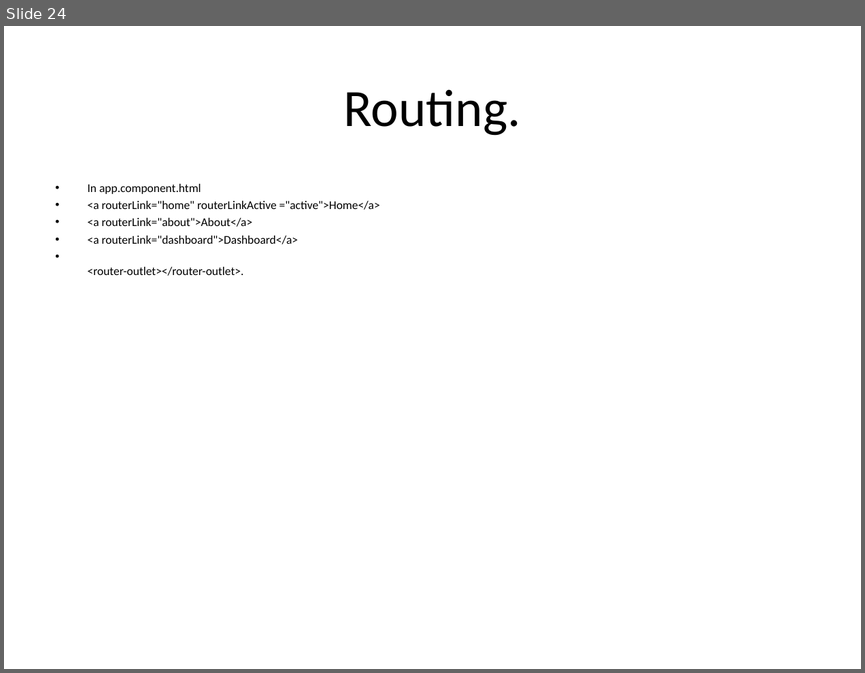
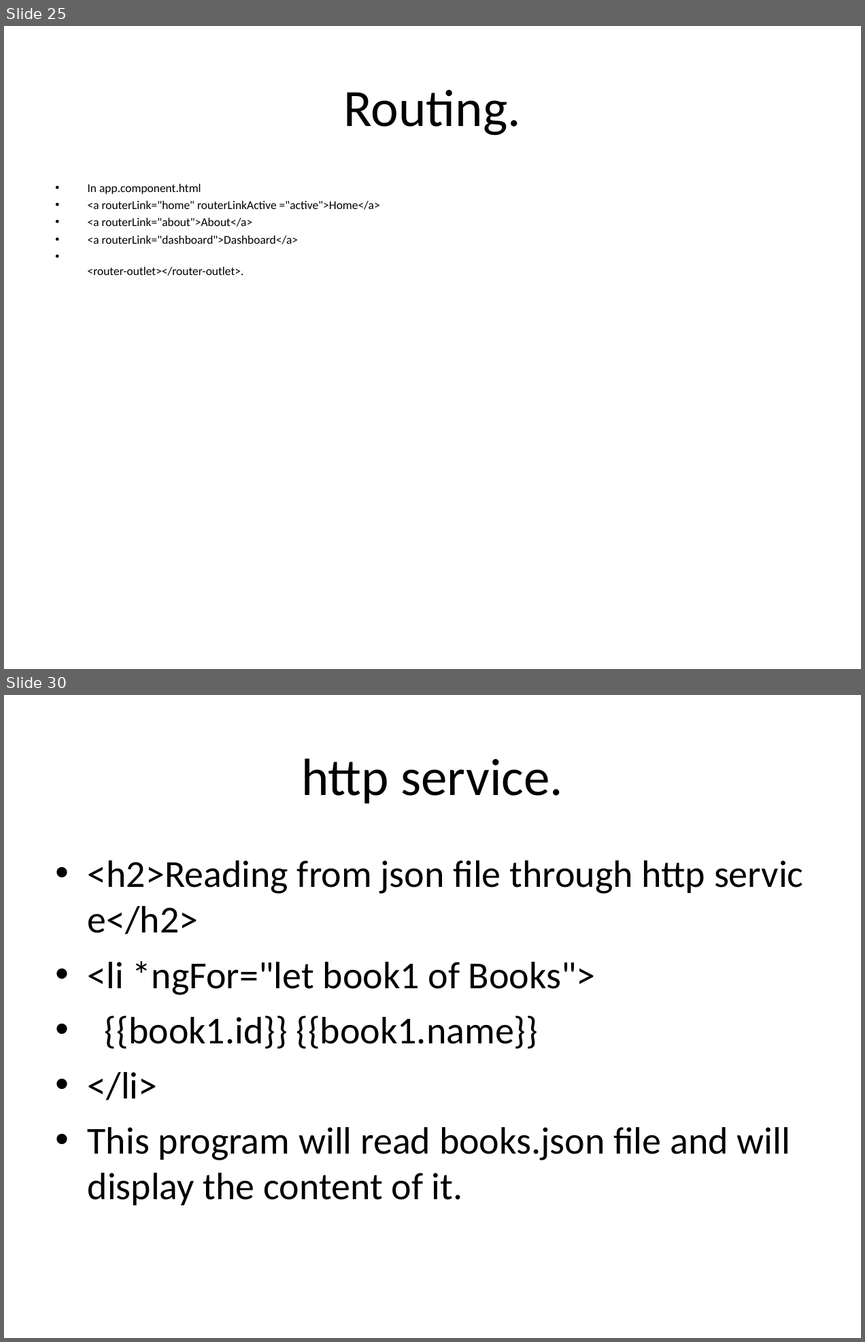
Before and after one commit to kcharankumar/DBS_Charan, a slide deck: Angular/Angular.ppt. Shown one above the other, each under a label of ours: slide 24 before the commit, slides 25 and 30 after it; the slides between them are not shown. The pictures are 865x673 and 865x1342 pixels, drawn with LibreOffice and Linux fonts; fonts in the diff are those of the drawing. Boxes give left, top, right and bottom in pixels: in the first picture for what was removed or moved away, otherwise in the second. Text is boxed around its words. In the diff, an @@ line names an element or a change of style, - is before the commit and + after.

```diff
--- a/Angular/Angular.ppt
+++ b/Angular/Angular.ppt
@@ slide 30 added at (4, 695, 861, 1338), background #FFFFFF @@
@@ title added at (301, 758, 563, 804), 44 pt, text #000000 @@
+http service.
@@ text added at (88, 860, 791, 1205), 32 pt, text #000000 @@
+• <h2>Reading from json file through http service</h2>
+• <li *ngFor="let book1 of Books">
+• {{book1.id}} {{book1.name}}
+• </li>
+• This program will read books.json file and will display the content of it.
@@ what was slide 24 is now slide 25 @@
```
Also in this commit, not shown: 5 other slides added.
